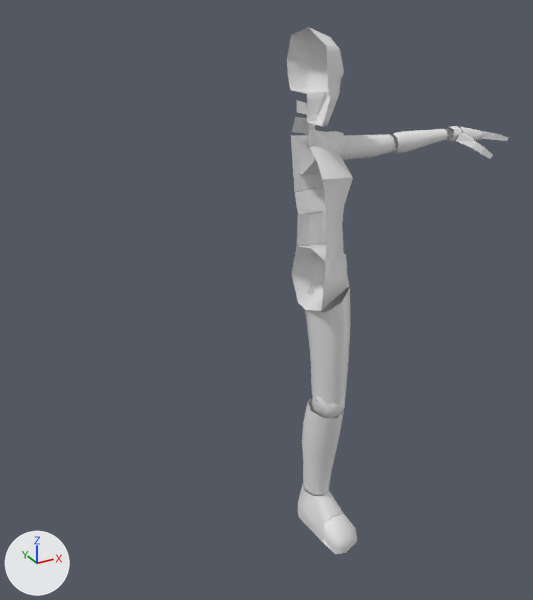
The OBJ model resources/character/character.obj: old version first, new version second.
Before and after are seen from a 50 mm lens placed at (-1.612, -1.75, 1.781), pointed at (-0.625, 0.045, 0.883). The lights are fixed; the arrows at lower left show +X, +Y and +Z. Where no turn or scale is listed for an object, it has been applied to the vertices. Vertices at the same position are counted once.

In view in the first picture: 'character'.
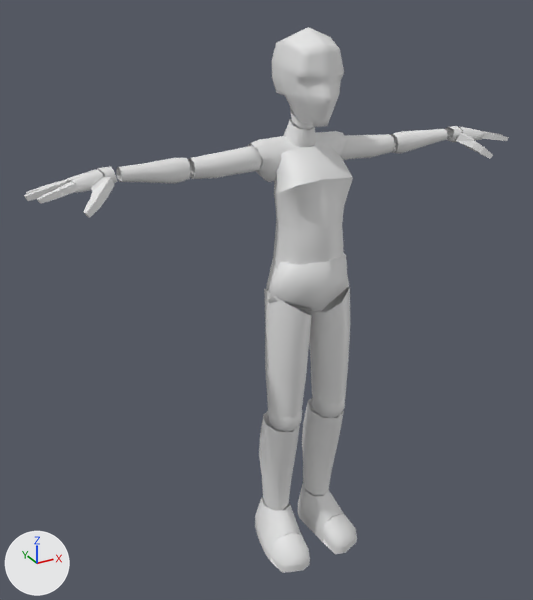
Changed parts and their boxes (x1, y1, x2, y2) in the pictures (533 x 600 px):
'character', reshaped (118% wider): before (287, 27, 509, 554); after (24, 27, 509, 573)
part 1 of me_character, added: after (264, 288, 311, 418)
part 2 of me_character, added: after (259, 411, 300, 510)
part 3 of me_character, added: after (268, 407, 302, 432)
part 4 of me_character, added: after (188, 145, 262, 179)
part 5 of me_character, added: after (116, 158, 190, 184)
part 6 of me_character, added: after (255, 497, 301, 560)
part 7 of me_character, added: after (270, 533, 310, 573)
part 8 of me_character, added: after (248, 136, 300, 182)
part 9 of me_character, added: after (71, 169, 103, 192)
part 10 of me_character, added: after (97, 167, 118, 183)
part 11 of me_character, added: after (26, 180, 64, 194)
part 12 of me_character, added: after (24, 180, 69, 201)
part 13 of me_character, added: after (37, 182, 78, 204)
part 14 of me_character, added: after (83, 177, 114, 218)
part 15 of me_character, built on: before (305, 130, 327, 146); after (266, 27, 330, 311)
part 16 of me_character, added: after (67, 169, 99, 192)

What changed in the scene script:
```text
Change me_character:
    remove me_character.from_pydata(...)  # 907 vertices, 1491 faces; spans x -0.53..0.24, y -0.18..0.11, z 0.0..1.66
    add me_character.from_pydata(...)  # 1732 vertices, 2982 faces; spans x -1.29..0.24, y -0.18..0.11, z 0.0..1.66
    me_character part 1: the loose piece of 32 vertices spanning x -0.52..-0.39, y -0.11..0.05, z 0.54..0.95 is copied, and the copy is mirrored in x about its middle, then moved by (-0.14, 0.0, 0.0); it spans x -0.67..-0.53, y -0.11..0.05, z 0.54..0.95
    me_character part 2: the loose piece of 40 vertices spanning x -0.5..-0.39, y -0.09..0.07, z 0.15..0.5 is copied, and the copy is mirrored in x about its middle, then moved by (-0.17, 0.0, 0.0); it spans x -0.67..-0.55, y -0.09..0.07, z 0.15..0.5
    me_character part 3: the loose piece of 42 vertices spanning x -0.5..-0.4, y -0.1..0.01, z 0.47..0.59 is copied, and the copy is mirrored in x about its middle, then moved by (-0.16, 0.0, 0.0); it spans x -0.66..-0.56, y -0.1..0.01, z 0.47..0.59
    me_character part 4: the loose piece of 40 vertices spanning x -0.4..-0.2, y 0.0..0.08, z 1.28..1.36 is copied, and the copy is mirrored in x about its middle, then moved by (-0.46, 0.0, 0.0); it spans x -0.86..-0.66, y 0.0..0.08, z 1.28..1.36
    me_character part 5: the loose piece of 40 vertices spanning x -0.19..0.0, y 0.01..0.07, z 1.28..1.35 is copied, and the copy is mirrored in x about its middle, then moved by (-0.87, 0.0, 0.0); it spans x -1.06..-0.87, y 0.01..0.07, z 1.28..1.35
    me_character part 6: the loose piece of 32 vertices spanning x -0.49..-0.37, y -0.1..0.09, z 0.0..0.15 is copied, and the copy is mirrored in x about its middle, then moved by (-0.19, 0.0, 0.0); it spans x -0.68..-0.56, y -0.1..0.09, z 0.0..0.15
    me_character part 7: the loose piece of 17 vertices spanning x -0.48..-0.37, y -0.18..-0.09, z 0.0..0.09 is copied, and the copy is mirrored in x about its middle, then moved by (-0.2, 0.0, 0.0); it spans x -0.68..-0.57, y -0.18..-0.09, z 0.0..0.09
    me_character part 8: the loose piece of 40 vertices spanning x -0.51..-0.38, y -0.03..0.1, z 1.25..1.39 is copied, and the copy is multiplied about its middle by the matrix ((-0.996, -0.001, -0.005), (0.0, 1.0, 0.0), (0.013, -0.003, 0.981)), then moved by (-0.17, 0.0, 0.0); it spans x -0.68..-0.54, y -0.03..0.1, z 1.25..1.37
    me_character part 9: the loose piece of 8 vertices spanning x 0.05..0.13, y -0.02..0.03, z 1.3..1.35 is copied, and the copy is mirrored in x about its middle, then moved by (-1.23, 0.0, 0.0); it spans x -1.18..-1.1, y -0.02..0.03, z 1.3..1.35
    me_character part 10: the loose piece of 12 vertices spanning x 0.01..0.05, y 0.0..0.07, z 1.29..1.35 is copied, and the copy is mirrored in x about its middle, then moved by (-1.12, 0.0, 0.0); it spans x -1.11..-1.07, y 0.0..0.07, z 1.29..1.35
    me_character part 11: the loose piece of 32 vertices spanning x 0.13..0.23, y 0.04..0.07, z 1.29..1.32 is copied, and the copy is mirrored in x about its middle, then moved by (-1.41, 0.0, 0.0); it spans x -1.28..-1.18, y 0.04..0.07, z 1.29..1.32
    me_character part 12: the loose piece of 32 vertices spanning x 0.13..0.24, y 0.01..0.03, z 1.29..1.33 is copied, and the copy is mirrored in x about its middle, then moved by (-1.42, 0.0, 0.0); it spans x -1.29..-1.18, y 0.01..0.03, z 1.29..1.33
    me_character part 13: the loose piece of 32 vertices spanning x 0.12..0.22, y -0.04..0.01, z 1.29..1.33 is copied, and the copy is mirrored in x about its middle, then moved by (-1.39, 0.0, 0.0); it spans x -1.28..-1.17, y -0.04..0.01, z 1.29..1.33
    me_character part 14: the loose piece of 33 vertices spanning x 0.02..0.12, y -0.07..0.02, z 1.25..1.33 is copied, and the copy is mirrored in x about its middle, then moved by (-1.2, 0.0, 0.0); it spans x -1.18..-1.08, y -0.07..0.02, z 1.25..1.33
    me_character part 15: 2 vertices removed from x -0.49..-0.46, y 0.04, z 1.38..1.39; 339 vertices added at x -0.66..-0.46, y -0.12..0.1, z 0.88..1.65
    me_character part 16: 16 vertices added at x -1.19..-1.1, y 0.01..0.06, z 1.29..1.34
```
